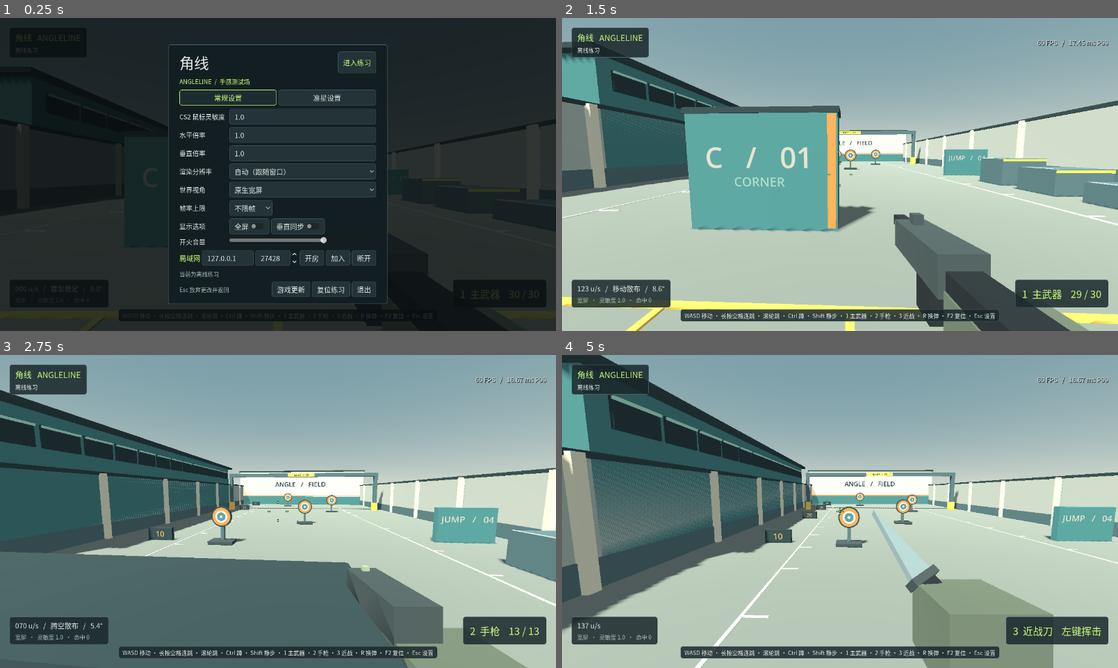
Above: before the commit, frames 1-4 (two rows, left to right).
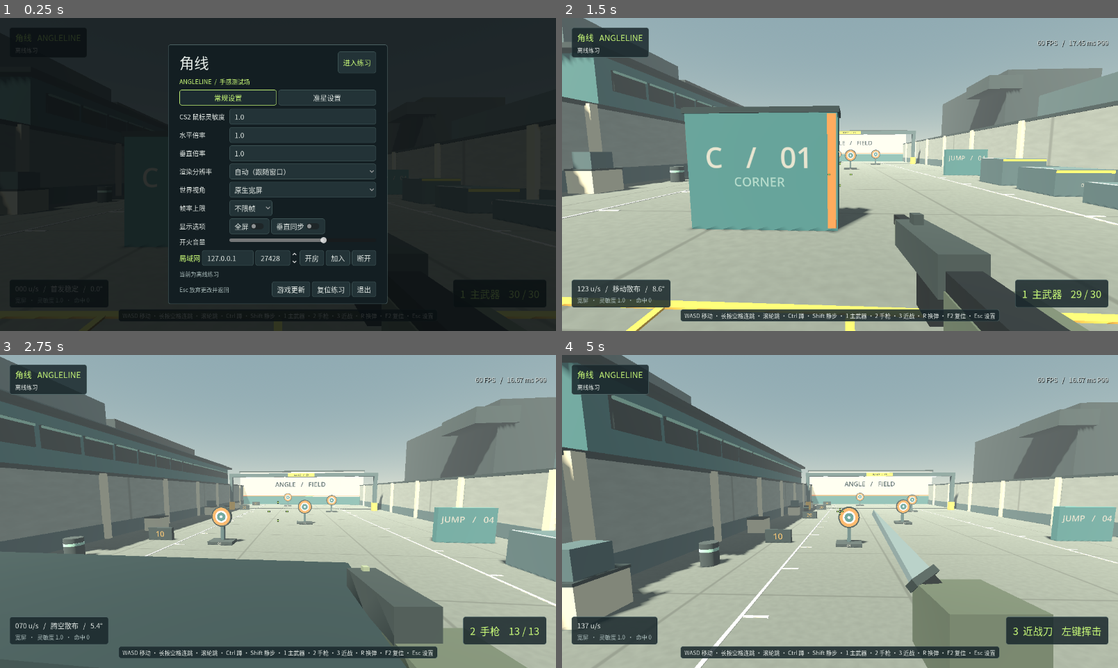
Above: after the commit, the same moments.

Repository: dsk66625/angleline
Game: Godot game, scene res://main.tscn
The game is run twice, just before and just after one commit, with the same random seed, the same clock (stepped at 60 frames per second) and the same inputs.
Inputs (mouse positions are in pixels of both pictures, inside the frame that each line leads up to):
- Up to frame 1 (0.25 s): no input
- Up to frame 2 (1.5 s): click "进入练习" at 0.5 s; tap Enter at 1.25 s; move the mouse to (867, 174) at 1.27 s; hold W from 1.28 s (still down); tap 1 at 1.35 s; click (867, 174) at 1.42 s
- Up to frame 3 (2.75 s): keep holding W; tap Space at 1.52, 2.27 s; move the mouse to (250, 511) at 2.02 s; tap 2 at 2.1 s
- Up to frame 4 (5 s): keep holding W; move the mouse to (851, 505) at 2.77 s; tap 3 at 2.85 s; move the mouse to (834, 517) at 3.52 s; tap R at 3.6 s; click (834, 517) at 3.67 s; tap Space at 3.77, 4.52 s; move the mouse to (878, 514) at 4.27 s; hold Shift from 4.28 s (still down)

The runs differ from the first frame. In frame 1, 0.2% of the frame differs, in the area x 0-19%, y 55-63%; in frame 2, 16%; in frame 3, 23%, in the area x 0-100%, y 0-100%; in frame 4, 22%.

Commit message:
Art pass 01: procedural concrete surfaces, depth fog and yard dressing
Keeps every gameplay anchor at baseline values; adds per-instance tint,
emissive target rings and gantry lamps, service-lane props, skyline and
review stands (art_views.gd). Fixes coplanar annex/wall z-fighting.

Diff:
--- /dev/null
+++ b/art_views.gd
@@ -0,0 +1,58 @@
+extends SceneTree
+## godot --path . --script res://art_views.gd -- --test-resolution=1920x1080
+## Art review captures: teleports the local player to fixed review stands and
+## saves one screenshot per stand to user://art-view-<name>.png. Gameplay
+## anchors are untouched; this script only moves the camera for review.
+
+const Game = preload("res://main.gd")
+const PLAY_SCENE = preload("res://main.tscn")
+
+## name, stand position, yaw, pitch. Yaw 0 looks -Z; -PI/2 looks +X; PI looks +Z.
+const VIEWS := [
+	["spawn", Vector3(0, 0.02, 6), 0.0, 0.0],
+	["jump", Vector3(6.5, 0.02, 4.5), -0.37, -0.12],
+	["target1", Vector3(-4.7, 0.02, -5.0), 0.0, -0.05],
+	["lane", Vector3(-6.0, 0.02, 2.0), 1.07, -0.10],
+	["gantry", Vector3(0, 0.02, -20.5), 0.0, 0.30],
+	["rear", Vector3(0, 0.02, 6), PI, -0.05],
+]
+
+var game: Game
+var player: TrialFighter
+
+
+func _initialize() -> void:
+	_run.call_deferred()
+
+
+func _run() -> void:
+	game = PLAY_SCENE.instantiate()
+	root.add_child(game)
+	game._resume()
+	game.options["view"] = 0
+	game.options["resolution"] = Vector2i(1920, 1080)
+	game._apply_options()
+	player = game.local_player
+	for view in VIEWS:
+		player.global_position = view[1]
+		player.velocity = Vector3.ZERO
+		player.grounded = false
+		game.aim = Vector2(view[2], view[3])
+		game._eye_prior = player.eye_position()
+		await _ticks(24)
+		RenderingServer.frame_post_draw.connect(_save.bind(view[0]), CONNECT_ONE_SHOT)
+		await _ticks(2)
+	print("ART_VIEWS done")
+	quit(0)
+
+
+func _ticks(count: int) -> void:
+	for tick in count:
+		await physics_frame
+
+
+func _save(name_of_view: String) -> void:
+	var image := root.get_texture().get_image()
+	var filename := "art-view-%s.png" % name_of_view
+	var error := image.save_png("user://" + filename)
+	print("ART_VIEW ", ProjectSettings.globalize_path("user://" + filename), " code=", error, " size=", image.get_size())
--- a/world.gd
+++ b/world.gd
@@ -7,6 +7,10 @@
 var _materials: Dictionary = {}
 var _boxes: Dictionary = {}
 var _disc_mesh := CylinderMesh.new()
+
+## Finishes whose batched boxes get a small per-instance value jitter so large
+## flat surfaces do not read as a single CAD colour.
+const _JITTERED := ["floor", "concrete", "cream", "steel", "teal", "deep", "charcoal", "rubber"]
 
 
 func _ready() -> void:
@@ -33,8 +37,37 @@
 		var material := StandardMaterial3D.new()
 		material.albedo_color = Color(colors[finish])
 		material.roughness = 0.92
+		material.vertex_color_use_as_albedo = true
 		_materials[finish] = material
 		_boxes[finish] = []
+	# Procedural concrete: mottling plus an expansion joint per tile. The floor
+	# tile is 2 m; wall panels reuse the same image at a wider period.
+	var floor_material: StandardMaterial3D = _materials["floor"]
+	floor_material.albedo_texture = _surface_texture(71, 0.16)
+	floor_material.uv1_scale = Vector3(13, 29, 1)
+	var concrete_material: StandardMaterial3D = _materials["concrete"]
+	concrete_material.albedo_texture = _surface_texture(143, 0.07)
+	concrete_material.uv1_scale = Vector3(14.5, 2, 1)
+	# Emissive finishes keep the target ring and gantry lamps readable far down
+	# the range without adding real lights.
+	var ring := StandardMaterial3D.new()
+	ring.albedo_color = Color(colors["orange"])
+	ring.roughness = 0.6
+	ring.emission_enabled = true
+	ring.emission = Color(colors["orange"])
+	ring.emission_energy_multiplier = 0.35
+	ring.vertex_color_use_as_albedo = true
+	_materials["ring"] = ring
+	_boxes["ring"] = []
+	var lamp := StandardMaterial3D.new()
+	lamp.albedo_color = Color("#f6efd8")
+	lamp.roughness = 0.5
+	lamp.emission_enabled = true
+	lamp.emission = Color("#f6e7bd")
+	lamp.emission_energy_multiplier = 1.4
+	lamp.vertex_color_use_as_albedo = true
+	_materials["lamp"] = lamp
+	_boxes["lamp"] = []
 	_disc_mesh.top_radius = 1.0
 	_disc_mesh.bottom_radius = 1.0
 	_disc_mesh.height = 1.0
@@ -42,28 +75,49 @@
 	_disc_mesh.rings = 0
 
 
+func _surface_texture(seed_value: int, frequency: float) -> ImageTexture:
+	var noise := FastNoiseLite.new()
+	noise.seed = seed_value
+	noise.noise_type = FastNoiseLite.TYPE_SIMPLEX_SMOOTH
+	noise.frequency = frequency
+	var image := Image.create(128, 128, false, Image.FORMAT_RGB8)
+	for y in 128:
+		for x in 128:
+			var value := 0.95 + 0.05 * noise.get_noise_2d(x, y)
+			# Low-contrast 2 px joint: a 1 px hard line moires at grazing angles
+			# once mipmaps kick in on the long walls.
+			if x < 2 or y < 2:
+				value = 0.80
+			image.set_pixel(x, y, Color(value, value, value))
+	return ImageTexture.create_from_image(image)
+
+
 func _lighting() -> void:
 	var sky_material := ProceduralSkyMaterial.new()
-	sky_material.sky_top_color = Color("#779ca8")
-	sky_material.sky_horizon_color = Color("#d8ddd0")
+	sky_material.sky_top_color = Color("#6f96a6")
+	sky_material.sky_horizon_color = Color("#dfe3d4")
 	sky_material.ground_horizon_color = sky_material.sky_horizon_color
 	sky_material.ground_bottom_color = Color("#7b8581")
-	sky_material.sun_angle_max = 8.0
+	sky_material.sun_angle_max = 6.0
 	var sky := Sky.new()
 	sky.sky_material = sky_material
 	var env := Environment.new()
 	env.background_mode = Environment.BG_SKY
 	env.sky = sky
 	env.ambient_light_source = Environment.AMBIENT_SOURCE_COLOR
-	env.ambient_light_color = Color("#dce8e9")
-	env.ambient_light_energy = 0.62
+	env.ambient_light_color = Color("#d7e4e6")
+	env.ambient_light_energy = 0.45
+	env.fog_enabled = true
+	env.fog_light_color = Color("#c9d4cf")
+	env.fog_density = 0.0055
+	env.fog_sky_affect = 0.25
 	var environment_node := WorldEnvironment.new()
 	environment_node.environment = env
 	add_child(environment_node)
 	var sun := DirectionalLight3D.new()
-	sun.rotation_degrees = Vector3(-53.0, -32.0, 0.0)
-	sun.light_color = Color("#fff0d6")
-	sun.light_energy = 1.0
+	sun.rotation_degrees = Vector3(-56.0, -32.0, 0.0)
+	sun.light_color = Color("#ffe9c8")
+	sun.light_energy = 1.12
 	sun.shadow_enabled = true
 	sun.directional_shadow_mode = DirectionalLight3D.SHADOW_ORTHOGONAL
 	sun.directional_shadow_max_distance = 52.0
@@ -93,10 +147,16 @@
 			continue
 		var batch := MultiMesh.new()
 		batch.transform_format = MultiMesh.TRANSFORM_3D
+		batch.use_colors = true
 		batch.mesh = unit
 		batch.instance_count = transforms.size()
 		for index in transforms.size():
 			batch.set_instance_transform(index, transforms[index])
+			var tint := Color.WHITE
+			if finish in _JITTERED:
+				var value := 1.0 + (float(absi(hash(finish + str(index))) % 997) / 997.0 - 0.5) * 0.06
+				tint = Color(value, value, value)
+			batch.set_instance_color(index, tint)
 		var instance := MultiMeshInstance3D.new()
 		instance.multimesh = batch
 		instance.material_override = _materials[finish]
@@ -117,7 +177,9 @@
 		for z in range(-40, 13, 6):
 			_box(Vector3(x * 0.964, 2.0, z), Vector3(0.27, 4.0, 0.32), "cream")
 	# A ribbed service annex and clerestory form the western skyline.
-	_box(Vector3(-15.0, 3.3, -19), Vector3(5.2, 6.6, 29), "teal")
+	# Inner face recessed 6 cm behind the side wall face: coplanar faces
+	# z-fought at grazing angles over the shared z span.
+	_box(Vector3(-15.06, 3.3, -19), Vector3(5.2, 6.6, 29), "teal")
 	_box(Vector3(-14.9, 6.67, -19), Vector3(6.1, 0.24, 30), "charcoal")
 	for z in range(-32, -4, 2):
 		_box(Vector3(-12.33, 5.45, z), Vector3(0.12, 1.05, 1.72), "deep")
@@ -136,6 +198,28 @@
 	_box(Vector3(-0.37, 1.26, 1.34), Vector3(0.18, 2.38, 0.035), "orange")
 	_sign("C   /   01", Vector3(-1.9, 1.58, 1.35), 0.0095, Color("#e9e5d0"))
 	_sign("CORNER", Vector3(-1.9, 1.06, 1.35), 0.0042, Color("#b5dbcb"))
+	# Distant silhouettes give the skyline depth; they sit outside the walls
+	# and carry no collision.
+	_box(Vector3(-23, 5.0, -26), Vector3(9, 10, 16), "deep")
+	_box(Vector3(-21, 8.6, -12), Vector3(6, 4.4, 9), "steel")
+	_box(Vector3(21, 3.5, -9), Vector3(7, 7, 12), "steel")
+	_box(Vector3(25, 6.0, -31), Vector3(11, 12, 18), "deep")
+	_box(Vector3(19, 10.4, -24), Vector3(4, 1.6, 5), "charcoal")
+	# Roof plant on the western annex.
+	for z in [-28, -19, -10]:
+		_box(Vector3(-15.2, 7.15, z), Vector3(1.5, 0.8, 1.5), "charcoal")
+		_box(Vector3(-15.2, 7.62, z), Vector3(1.1, 0.14, 1.1), "steel")
+	_box(Vector3(-12.6, 6.95, -19), Vector3(0.22, 0.22, 28), "steel")
+	# Lamp fixtures under the gantry beam (emissive only, no extra lights).
+	for x in [-8.0, -2.7, 2.7, 8.0]:
+		_box(Vector3(x, 4.94, -30), Vector3(0.62, 0.10, 0.34), "lamp")
+		_box(Vector3(x, 5.02, -30), Vector3(0.10, 0.16, 0.10), "charcoal")
+	# Ready bench against the rear wall, seen when turning around at spawn.
+	_box(Vector3(0, 0.46, 13.05), Vector3(7, 0.14, 0.55), "steel", true)
+	_box(Vector3(0, 0.86, 13.32), Vector3(7, 0.62, 0.10), "steel", true)
+	for x in [-3.2, -1.1, 1.1, 3.2]:
+		_box(Vector3(x, 0.20, 13.05), Vector3(0.12, 0.40, 0.5), "rubber", true)
+	_sign("READY   /   LINE", Vector3(0, 2.7, 13.38), 0.012, Color("#324e52"), PI)
 
 
 func _range_markings() -> void:
@@ -150,6 +234,39 @@
 	for z in [-10, -20, -30, -39]:
 		_box(Vector3(-8.7, 0.37, z), Vector3(1.48, 0.74, 0.22), "charcoal", true)
 		_sign("%02d" % absi(z), Vector3(-8.7, 0.39, z + 0.13), 0.0074, Color("#f5c36b"))
+	# Service lane dressing between the distance boards and the west wall.
+	# Kept clear of the speed lane (z~8) and the Plate_01 melee area.
+	var stack := 0
+	for z in [-33, -23, -13, -3, 5]:
+		_box(Vector3(-11.1, 0.475, z), Vector3(1.15, 0.95, 1.15), "cream", true)
+		_box(Vector3(-11.1, 0.99, z), Vector3(1.19, 0.08, 1.19), "charcoal")
+		if stack % 2 == 1:
+			_box(Vector3(-11.0, 1.38, z + 0.1), Vector3(0.8, 0.7, 0.8), "steel", true)
+		stack += 1
+	for z in [-26.4, -6.4, 3.6]:
+		_barrel(Vector3(-10.3, 0.45, z))
+
+
+func _barrel(center: Vector3) -> void:
+	var body := StaticBody3D.new()
+	body.position = center
+	var collider := CollisionShape3D.new()
+	var shape := CylinderShape3D.new()
+	shape.radius = 0.34
+	shape.height = 0.9
+	collider.shape = shape
+	body.add_child(collider)
+	add_child(body)
+	var shell := MeshInstance3D.new()
+	shell.mesh = _disc_mesh
+	shell.material_override = _materials["rubber"]
+	shell.transform = Transform3D(Basis.from_scale(Vector3(0.34, 0.9, 0.34)), Vector3.ZERO)
+	body.add_child(shell)
+	var band := MeshInstance3D.new()
+	band.mesh = _disc_mesh
+	band.material_override = _materials["mint"]
+	band.transform = Transform3D(Basis.from_scale(Vector3(0.345, 0.12, 0.345)), Vector3(0, 0.18, 0))
+	body.add_child(band)
 
 
 func _jump_course() -> void:
@@ -160,6 +277,7 @@
 		_box(Vector3(9.0, height * 0.5, z), Vector3(2.15, height, 1.8), "steel", true)
 		_box(Vector3(9.0, height - 0.08, z + 0.91), Vector3(2.12, 0.12, 0.035), "yellow")
 		_box(Vector3(8.05, height + 0.007, z), Vector3(0.08, 0.014, 1.75), "chalk")
+		_sign("0%d" % (index + 1), Vector3(9.0, height * 0.5 - 0.075, z + 0.905), 0.003, Color("#e9e5d0"))
 	_box(Vector3(9.0, 1.0, -11.0), Vector3(3.1, 2.0, 0.35), "teal", true)
 	_sign("JUMP   /   04", Vector3(9.0, 1.36, -10.79), 0.0075, Color("#e9e5d0"))
 
@@ -181,10 +299,11 @@
 	body.add_child(collider)
 	add_child(body)
 	_disc(body, radius, 0.0, 0.14, "charcoal")
-	_disc(body, radius * 0.88, 0.074, 0.012, "orange")
+	_disc(body, radius * 0.88, 0.074, 0.012, "ring")
 	_disc(body, radius * 0.59, 0.085, 0.010, "chalk")
 	_disc(body, radius * 0.42, 0.096, 0.010, "teal")
 	_disc(body, radius * 0.14, 0.107, 0.010, "chalk")
+	_sign("%02d" % id, Vector3(center.x, 0.09, center.z + 0.445), 0.003, Color("#ebe8d5"))
 
 
 func _disc(parent: Node3D, radius: float, z: float, depth: float, finish: String) -> void:
@@ -196,7 +315,7 @@
 	parent.add_child(mesh)
 
 
-func _sign(caption: String, center: Vector3, pixel: float, tint: Color) -> void:
+func _sign(caption: String, center: Vector3, pixel: float, tint: Color, rotation_y: float = 0.0) -> void:
 	var label := Label3D.new()
 	label.text = caption
 	label.font_size = 64
@@ -204,5 +323,6 @@
 	label.outline_size = 0
 	label.modulate = tint
 	label.position = center
+	label.rotation.y = rotation_y
 	label.double_sided = false
 	add_child(label)
Not shown, added: art_views.gd.uid
Not shown, added: 美术交回-art-pass-01.md
